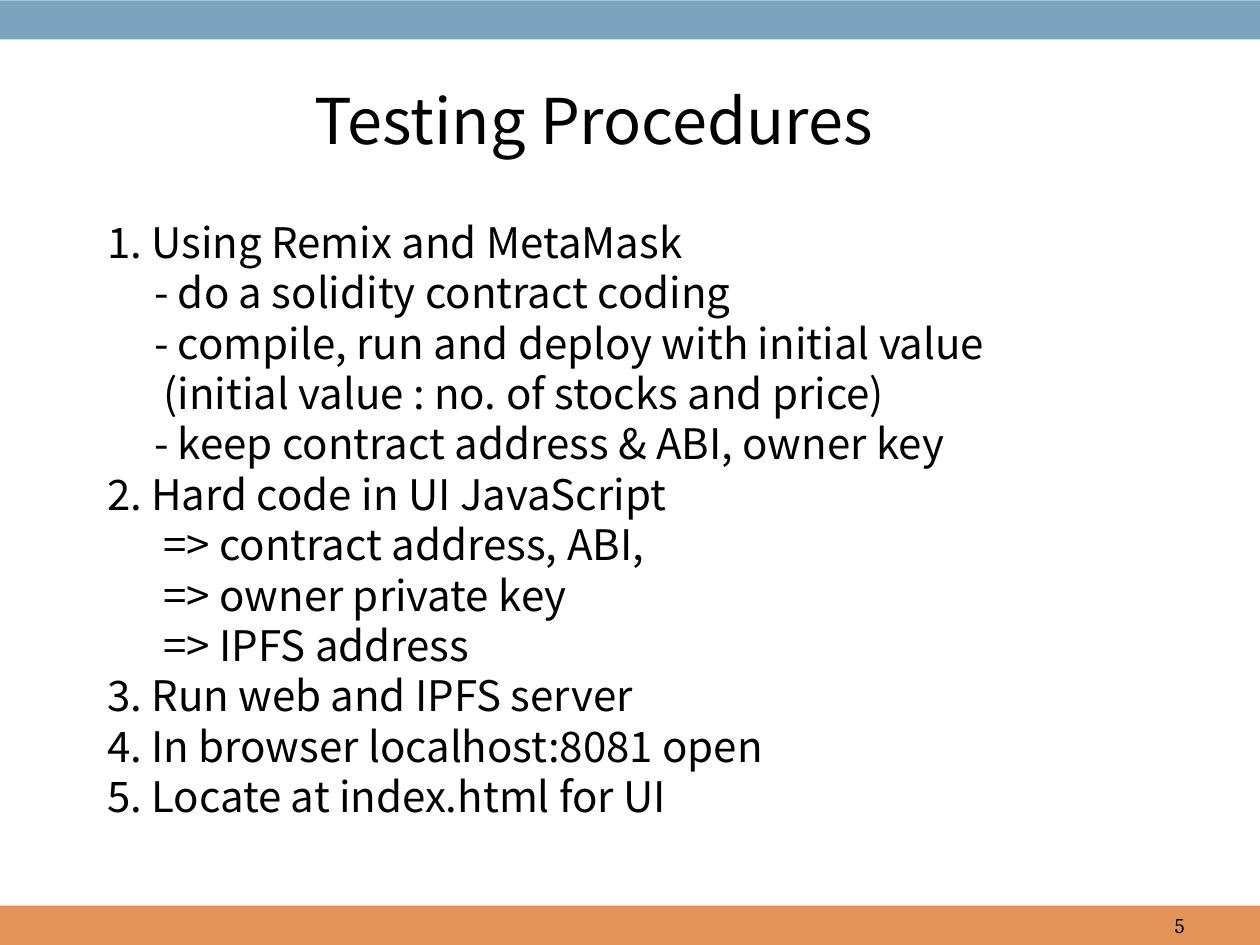
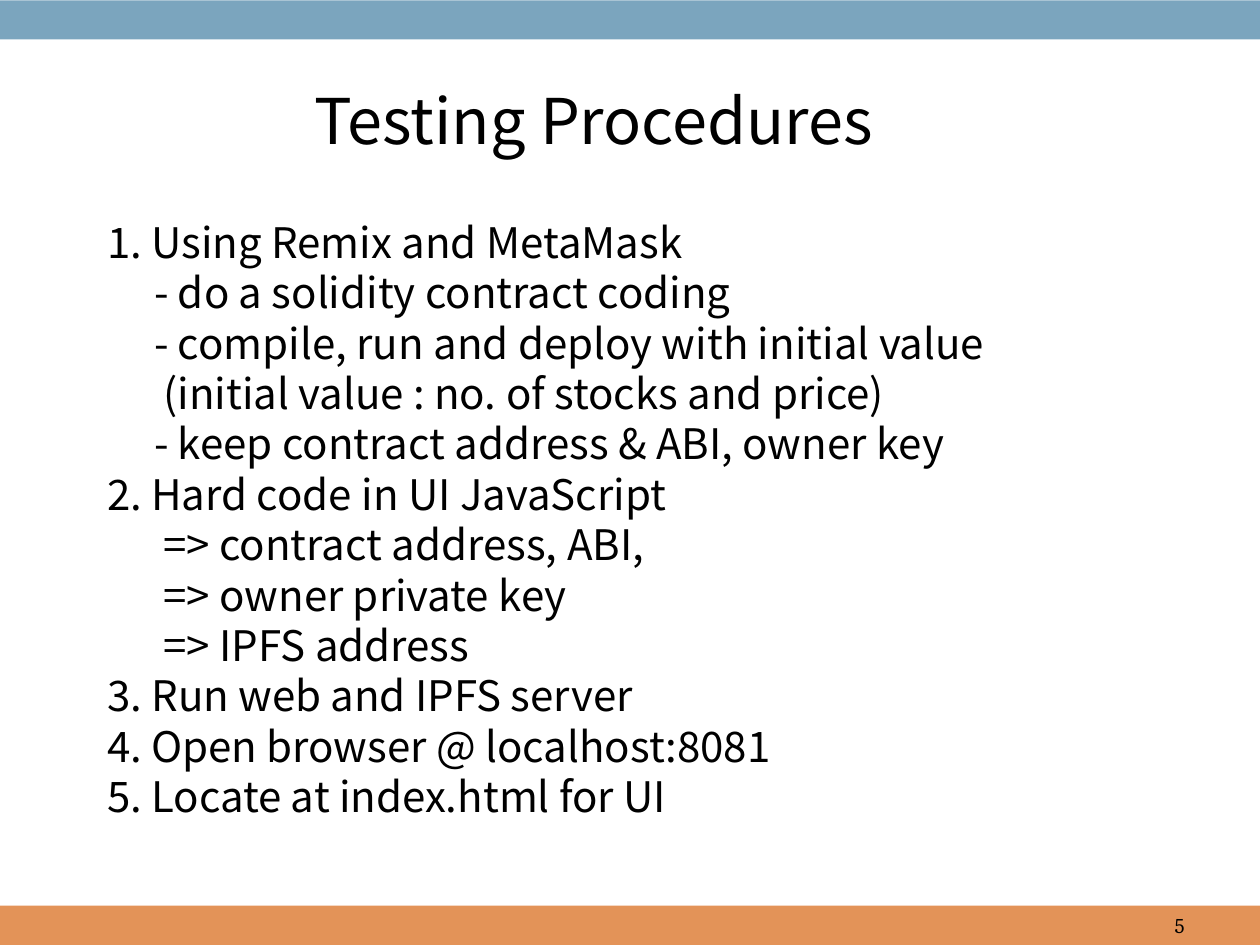
Before and after one commit to hdbaek/NotUsed, a slide deck: slide 5 of AgendaHandling.pptx. Drawn at 1260x945 pixels with LibreOffice and Linux fonts; fonts in the diff are those of the drawing; background and template pictures are left out. Boxes give left, top, right and bottom in pixels: in the first picture for what was removed or moved away, otherwise in the second. Text is boxed around its words. In the diff, an @@ line names an element or a change of style, - is before the commit and + after.

```diff
--- a/AgendaHandling.pptx
+++ b/AgendaHandling.pptx
@@ text at [107,728,770,772]: text changed @@
-4. In browser localhost:8081 open
+4. Open browser @ localhost:8081
```
Also in this commit, not shown: 6 other slides changed.
